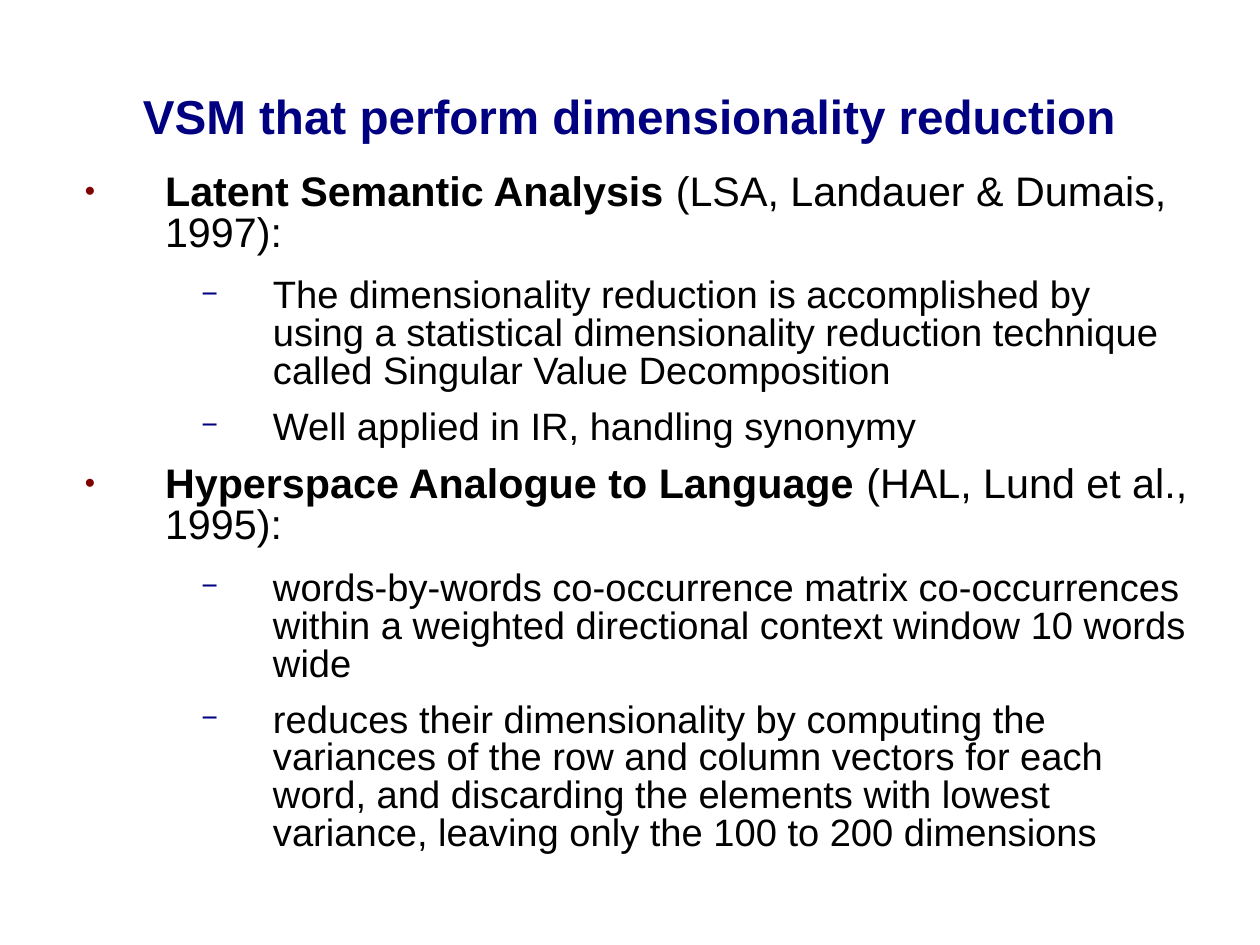
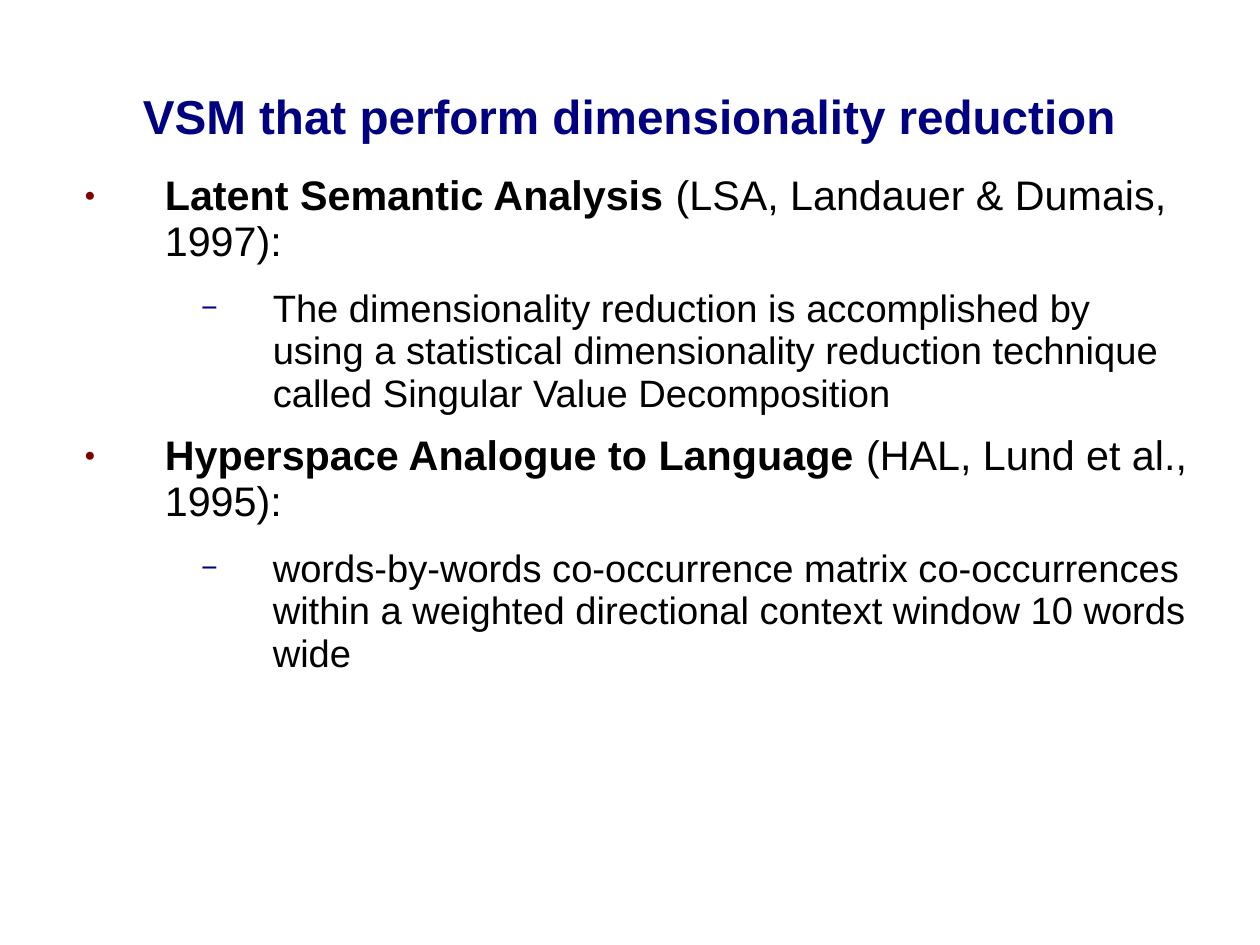
Before and after one commit to prodanovic/WSD-PDT, a slide deck: slide 11 of docs/thesis presentation.ppt (slide 10 before the commit). Drawn at 1260x945 pixels with LibreOffice and Linux fonts; fonts in the diff are those of the drawing; background and template pictures are left out. Boxes give left, top, right and bottom in pixels: in the first picture for what was removed or moved away, otherwise in the second. Text is boxed around its words. In the diff, an @@ line names an element or a change of style, - is before the commit and + after.

```diff
--- a/docs/thesis presentation.ppt
+++ b/docs/thesis presentation.ppt
@@ text "Latent Semantic Analysis (LSA, Landauer ..." at bbox=[165, 180, 1187, 668]: indent changed; line spacing 0.83 to 0.93 @@
@@ text at bbox=[273, 412, 916, 448]: paragraph removed @@
-  − Well applied in IR, handling synonymy
@@ text at bbox=[273, 705, 1103, 854]: paragraph removed @@
-  − reduces their dimensionality by computing the variances of the row and column vectors for each word, and discarding the elements with lowest variance, leaving only the 100 to 200 dimensions
```
Also in this commit, not shown: 26 other slides changed, 1 slide added, 4 other files.
